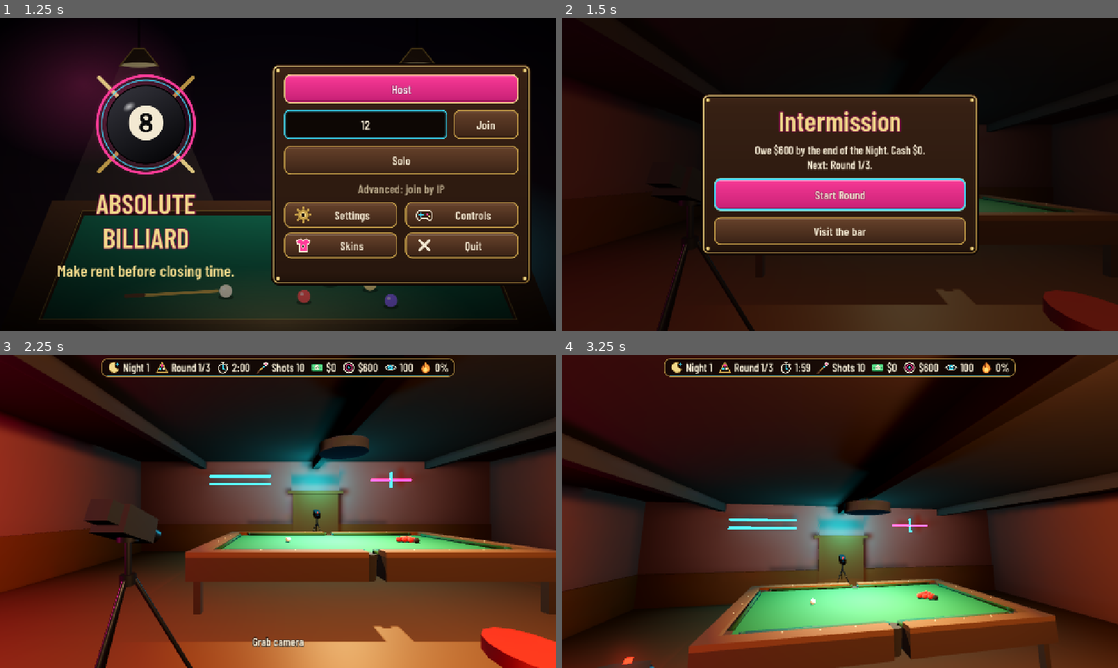
Above: before the commit, frames 1-4 (two rows, left to right).
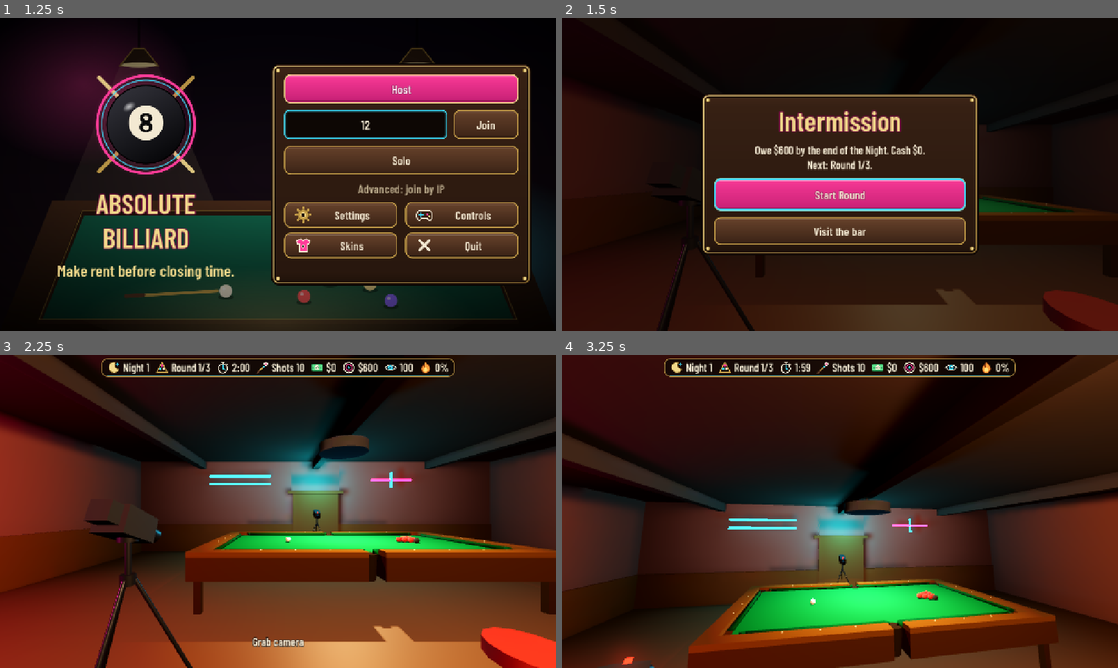
Above: after the commit, the same moments.

Repository: Cleans3/absolute-billiard
Game: Godot game, scene res://src/levels/Lobby.tscn
Same seed, same stepped clock (60 frames per second), same inputs: the game is played once before the commit and once after it.
Inputs (mouse positions are in pixels of both pictures, inside the frame that each line leads up to):
- Up to frame 1 (1.25 s): click (366, 124) at 0.52 s; type "12" at 0.6 s
- Up to frame 2 (1.5 s): click "Solo" at 1.25 s
- Up to frame 3 (2.25 s): click "Start Round" at 2 s
- Up to frame 4 (3.25 s): tap Enter at 2.75 s; move the mouse to (867, 511) at 2.77 s; hold E (elevate_up) from 2.78 s (still down); tap 1 (call_pocket_1) at 2.85 s; click (867, 511) at 2.92 s; tap Space (jump) at 3.02 s

Frame 1 is identical in both runs. In frame 2, 0.2% of the frame differs, in the area x 75-88%, y 58-63%; in frame 3, 3.4%; in frame 4, 7.8%, in the area x 23-89%, y 71-96%.

Commit message:
Table: matte materials, kill white specular band on cushion edges (C8)
Measured under the table lamp: the default metallic_specular 0.5 gave ~half of the
cushion's lit brightness (p95 0.27 -> 0.15, peak 0.63 -> 0.25 after).

Co-Authored-By: Claude Sonnet 5.5 <noreply@anthropic.com>

Diff:
--- a/src/gameplay/table/table_visuals.gd
+++ b/src/gameplay/table/table_visuals.gd
@@ -88,9 +88,15 @@
 		(cloth.material_override as StandardMaterial3D).albedo_color = color
 
 
+## Matte on purpose (adhoc-1010a C8): the default `metallic_specular` 0.5 adds a white lobe from the table lamp that is
+## independent of albedo, so on the near-black cushion rubber it showed as a bright desaturated band along the inner
+## edges (measured: ~half of the cushion's lit brightness, 0.07 -> 0.03 median, peak 0.63 -> 0.25). Felt, rubber and wood
+## are diffuse materials; the balls keep their own gloss.
 static func _material(color: Color) -> StandardMaterial3D:
 	var m := StandardMaterial3D.new()
 	m.albedo_color = color
+	m.roughness = 1.0
+	m.metallic_specular = 0.0
 	return m
 
 
